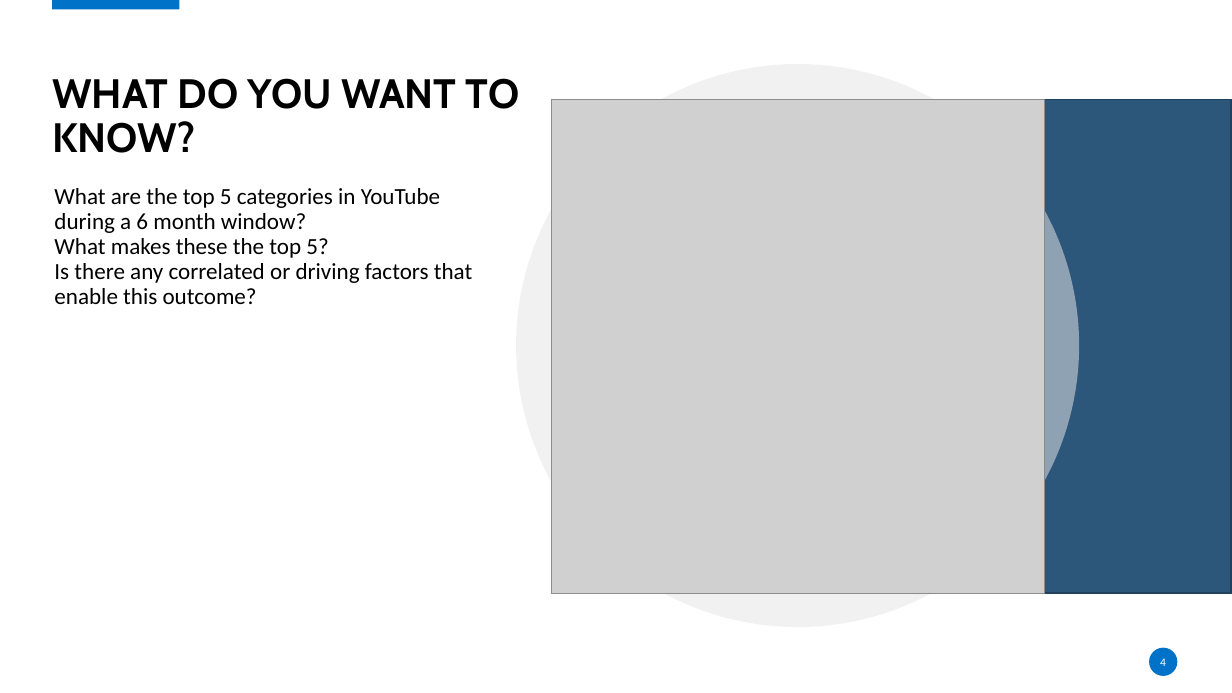
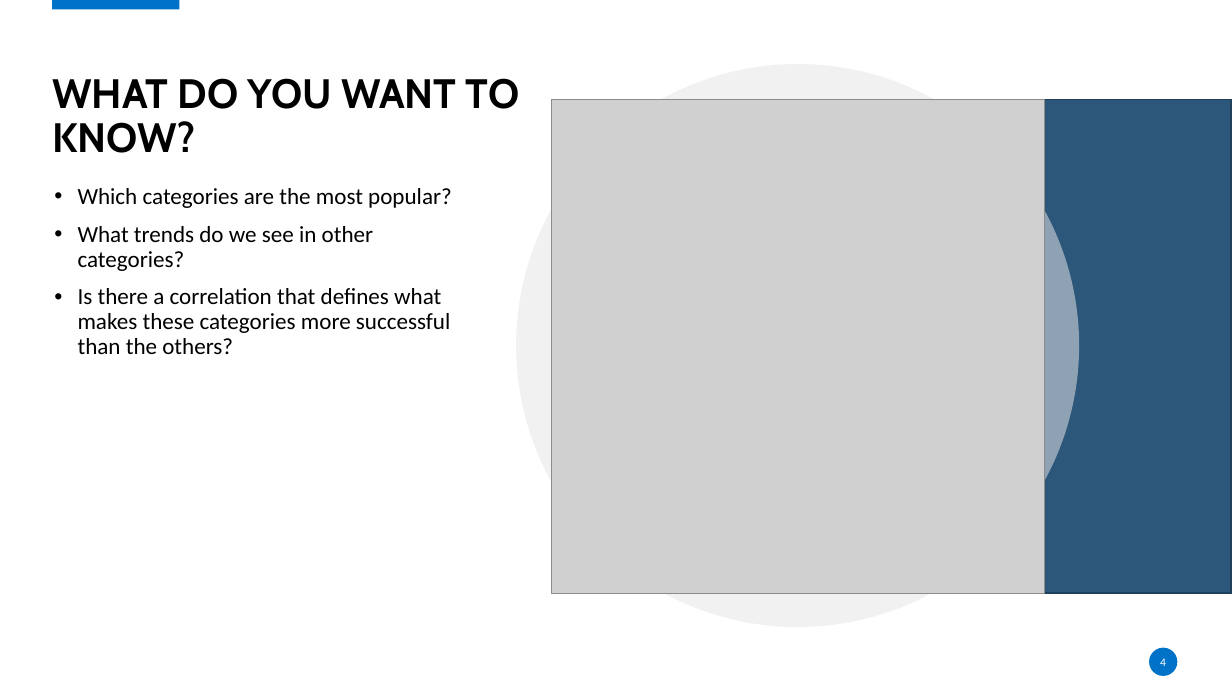
Before and after one commit to jcamacho8199/project1_grp5, a slide deck: slide 4 of Youtube Trending video analysis.pptx. Drawn at 1232x693 pixels with LibreOffice and Linux fonts; fonts in the diff are those of the drawing; grey boxes stand for pictures; background and template pictures are left out. Boxes give left, top, right and bottom in pixels: in the first picture for what was removed or moved away, otherwise in the second. Text is boxed around its words. In the diff, an @@ line names an element or a change of style, - is before the commit and + after.

Commit message:
complete pp

```diff
--- a/Youtube Trending video analysis.pptx
+++ b/Youtube Trending video analysis.pptx
@@ text at (78, 188, 452, 354): text changed @@
-What are the top 5 categories in YouTube during a 6 month window?
-What makes these the top 5?
-Is there any correlated or driving factors that enable this outcome?
+• Which categories are the most popular?
+• What trends do we see in other categories?
+• Is there a correlation that defines what makes these categories more successful than the others?
```
Also in this commit, not shown: 1 other slide changed, 4 slides added.
